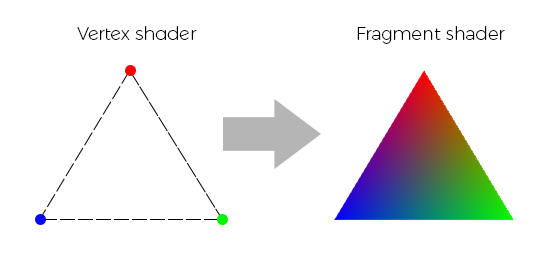
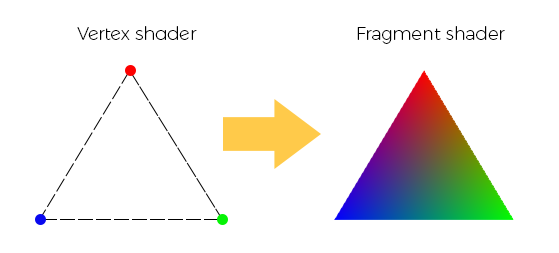
Layered file, before and after one edit (559px x 253px). Changes by layer:
painted on "Tvar 5" over [223, 99, 321, 169]
